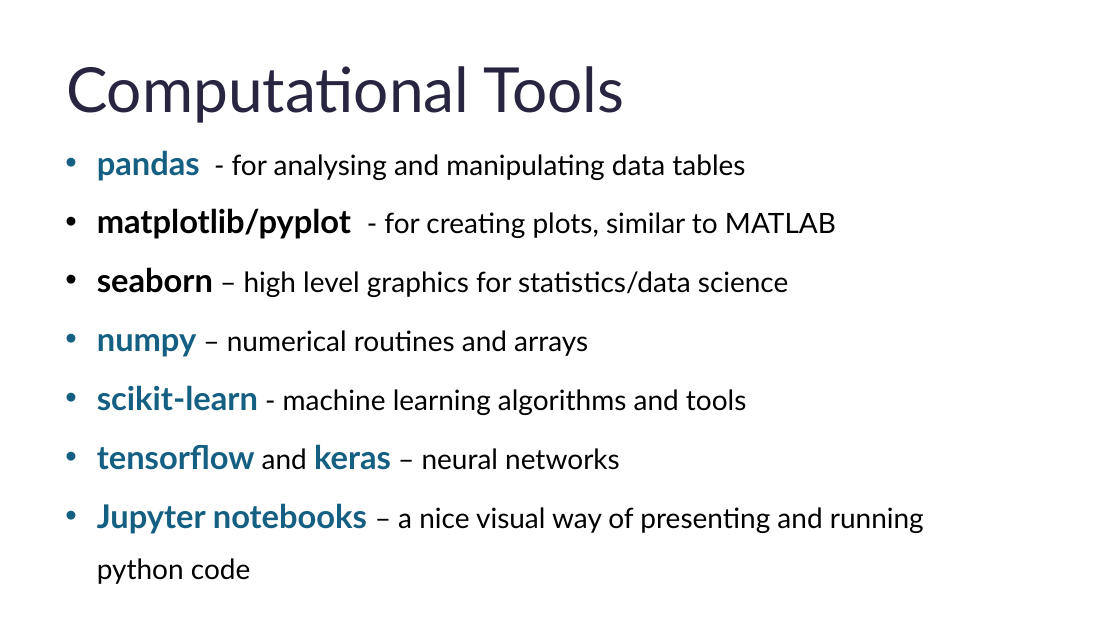
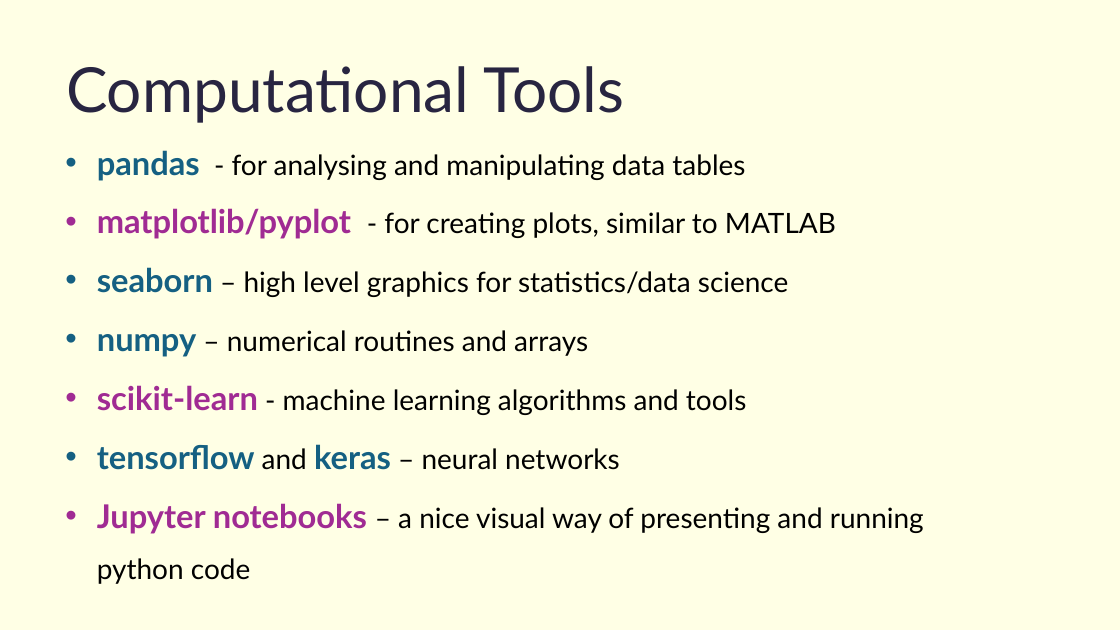
Before and after one commit to robdjeff/ML_Workshop, a slide deck: slide 14 of Intro-to-Machine-Learning.pptx. Drawn at 1120x630 pixels with LibreOffice and Linux fonts; fonts in the diff are those of the drawing. Boxes give left, top, right and bottom in pixels: in the first picture for what was removed or moved away, otherwise in the second. Text is boxed around its words. In the diff, an @@ line names an element or a change of style, - is before the commit and + after.

```diff
--- a/Intro-to-Machine-Learning.pptx
+++ b/Intro-to-Machine-Learning.pptx
@@ background #FFFFFF to #FFFFE5 @@
@@ text at [97, 208, 924, 584]: text colour #000000 to #A02B93 in "matplotlib/pyplot"; text colour #000000 to #156082 in "seaborn"; text colour #156082 to #A02B93 in "scikit-learn", "Jupyter notebooks" @@
```
Also in this commit, not shown: 16 other slides changed.
